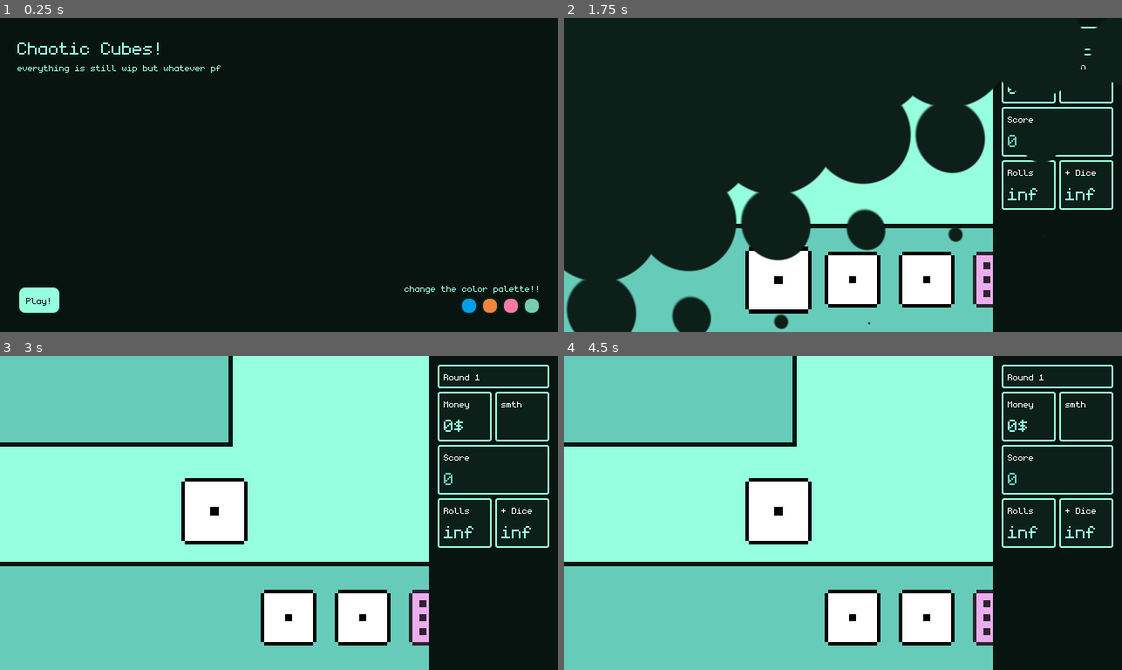
Above: before the commit, frames 1-4 (two rows, left to right).
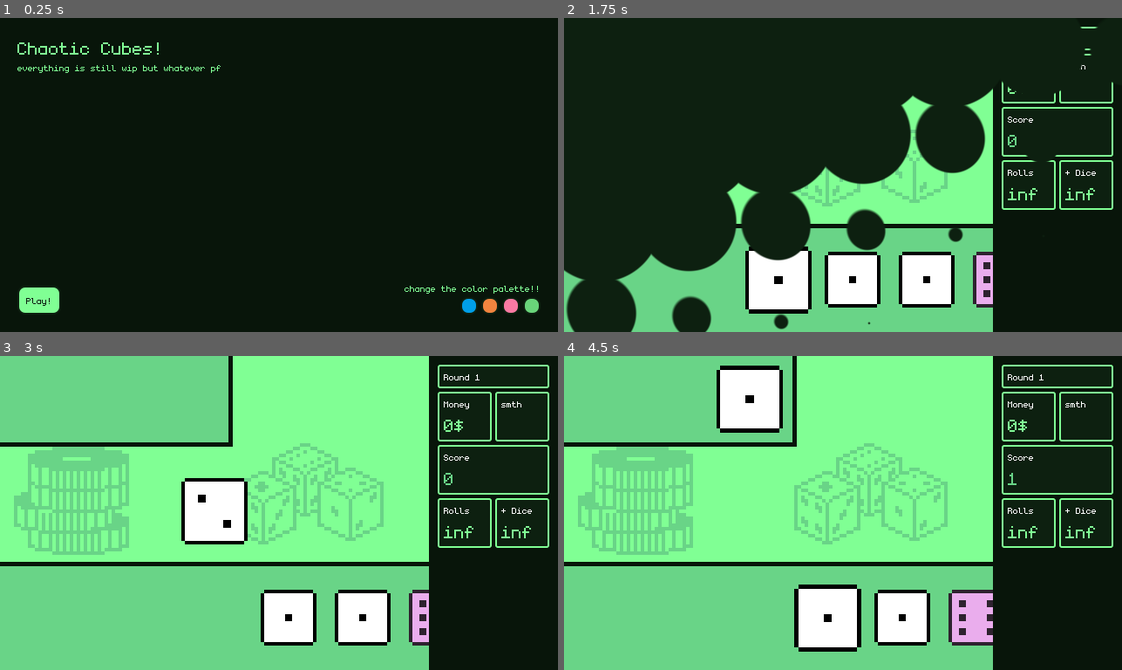
Above: after the commit, the same moments.

Repository: espcaa/chaotic-cubes
Game: Godot game, scene res://scenes/main_menu.tscn
Two runs of this game, one before a commit and one after it. Both use one fixed random seed, a clock stepped at 60 frames per second and the inputs below. Before the commit the project has no main scene; this scene is started directly in both runs.
Inputs:
- Up to frame 1 (0.25 s): no input
- Up to frame 2 (1.75 s): click "Play!" at 0.5 s; click "Play!" at 1.25 s
- Up to frame 3 (3 s): tap Enter (ui_accept) at 2, 2.27, 2.75 s; hold D (right) 2.03-2.78 s; hold A (left) from 2.78 s (still down)
- Up to frame 4 (4.5 s): tap Enter (ui_accept) at 3.02 s; release A (left) at 3.53 s; hold D (right) from 3.53 s (still down)

The runs differ from the first frame. In frame 1, 1.2% of the frame differs, in the area x 3-97%, y 7-94%; in frame 2, 19%; in frame 3, 70%; in frame 4, 75%, in the area x 0-99%, y 0-100%.
Error before the commit: Invalid call. Nonexistent function 'roll' in base 'Node2D'. (res://scenes/game_ui.gd:81)

Commit message:
added a bg image

Diff:
--- /dev/null
+++ b/assets/drawing.gd
@@ -0,0 +1,23 @@
+extends Node2D
+
+var cached_primary: Color = Color.WHITE
+var cached_accent: Color = Color.WHITE
+var ColorRole = preload("res://assets/enums.gd").ColorRole
+
+
+func _ready() -> void:
+	cached_primary = Palette.get_color("primary")
+	cached_accent = Palette.get_color("accent")
+	$Bg.set_instance_shader_parameter("first_replaced_color", cached_accent)
+	$Bg.set_instance_shader_parameter("second_replaced_color", cached_primary)
+
+
+func _process(_delta: float) -> void:
+	var primary = Palette.get_color("primary")
+	var accent = Palette.get_color("accent")
+	if cached_primary != primary:
+		cached_primary = primary
+		$Bg.set_instance_shader_parameter("first_replaced_color", cached_accent)
+	if cached_accent != accent:
+		cached_accent = accent
+		$Bg.set_instance_shader_parameter("second_replaced_color", cached_primary)
--- /dev/null
+++ b/assets/drawing.gdshader
@@ -0,0 +1,19 @@
+shader_type canvas_item;
+
+instance uniform vec4 first_replace_color : source_color;
+instance uniform vec4 second_replace_color : source_color;
+instance uniform vec4 first_replaced_color : source_color;
+instance uniform vec4 second_replaced_color : source_color;
+instance uniform float tolerance : hint_range(0.0, 0.1) = 0.01;
+
+void fragment() {
+    vec4 tex_color = texture(TEXTURE, UV);
+
+    if (distance(tex_color, first_replace_color) < tolerance) {
+        tex_color = first_replaced_color;
+    } else if (distance(tex_color, second_replace_color) < tolerance) {
+        tex_color = second_replaced_color;
+    }
+
+    COLOR = tex_color;
+}
--- /dev/null
+++ b/assets/drawing.tscn
@@ -0,0 +1,19 @@
+[gd_scene load_steps=5 format=3 uid="uid://d1tvr6ct2mujc"]
+
+[ext_resource type="Texture2D" uid="uid://bv34my6bscv5f" path="res://assets/bg.png" id="1_kyqvf"]
+[ext_resource type="Shader" uid="uid://i16c8p8if4x0" path="res://assets/drawing.gdshader" id="1_poxbo"]
+[ext_resource type="Script" uid="uid://c2en3c8ckpd5v" path="res://assets/drawing.gd" id="1_ufyng"]
+
+[sub_resource type="ShaderMaterial" id="ShaderMaterial_ufyng"]
+shader = ExtResource("1_poxbo")
+
+[node name="drawing" type="Node2D"]
+script = ExtResource("1_ufyng")
+
+[node name="Bg" type="Sprite2D" parent="."]
+texture_filter = 1
+material = SubResource("ShaderMaterial_ufyng")
+instance_shader_parameters/first_replace_color = Color(0.701961, 0.219608, 0.192157, 1)
+instance_shader_parameters/second_replace_color = Color(0.921569, 0.309804, 0.211765, 1)
+scale = Vector2(4, 4)
+texture = ExtResource("1_kyqvf")
--- a/project.godot
+++ b/project.godot
@@ -11,6 +11,7 @@
 [application]
 
 config/name="cahotic cubes :D"
+run/main_scene="uid://bybb7ys5erhhf"
 config/features=PackedStringArray("4.4", "GL Compatibility")
 config/icon="res://icon.svg"
 
--- a/scenes/dice_6.gd
+++ b/scenes/dice_6.gd
@@ -4,5 +4,6 @@
 func roll():
 	$CustomLabel.label_text = "6 :D"
 	value.append(6)
+	await get_tree().process_frame
 	emit_signal("roll_finished")
 	$AnimationPlayer.play("text")
--- a/scenes/game_ui.gd
+++ b/scenes/game_ui.gd
@@ -19,10 +19,14 @@
 	Palette.assign_new_palette()
 	cached_game_container_size = $HBoxContainer/VBoxContainer/game_container.size
 	update_playing_pos()
+	await get_tree().process_frame
+	$HBoxContainer/VBoxContainer/game_container/drawing.position.y = (
+		$HBoxContainer/VBoxContainer/separartor.position.y - 56*2
+	)
 
 
 func _process(_delta: float) -> void:
-	$HBoxContainer/colored_container2/MarginContainer/VBoxContainer/colored_container2/MarginContainer/VBoxContainer/ScoreLabel.label_text = str(
+	$HBoxContainer/menu_bar/MarginContainer/VBoxContainer/colored_container2/MarginContainer/VBoxContainer/ScoreLabel.label_text = str(
 		UserData.score
 	)
 	update_on_resize()
--- a/scenes/game_ui.tscn
+++ b/scenes/game_ui.tscn
@@ -1,8 +1,9 @@
-[gd_scene load_steps=8 format=3 uid="uid://bfu41rido3bca"]
+[gd_scene load_steps=9 format=3 uid="uid://bfu41rido3bca"]
 
 [ext_resource type="Script" uid="uid://blbae1p8nj3sr" path="res://scenes/game_ui.gd" id="1_rns2u"]
 [ext_resource type="PackedScene" uid="uid://c4x5tkis316mh" path="res://scenes/colored_container.tscn" id="1_yubou"]
-[ext_resource type="PackedScene" uid="uid://bmqb4ae43griq" path="res://scenes/dice.tscn" id="3_u001w"]
+[ext_resource type="PackedScene" uid="uid://d1tvr6ct2mujc" path="res://assets/drawing.tscn" id="2_o3bws"]
+[ext_resource type="PackedScene" uid="uid://bdto7x5d0a4by" path="res://scenes/dice_normal.tscn" id="3_u001w"]
 [ext_resource type="FontFile" uid="uid://dplyku4eceytx" path="res://assets/fonts/monogram-extended.ttf" id="4_bt76a"]
 [ext_resource type="PackedScene" uid="uid://cr4uhm3qq7x2w" path="res://scenes/dice_6.tscn" id="4_e0pfi"]
 [ext_resource type="AudioStream" uid="uid://s6rpy78m0p8u" path="res://assets/sound_dice.ogg" id="5_bt76a"]
@@ -40,7 +41,10 @@
 
 [node name="old_dices_container" type="Node2D" parent="HBoxContainer/VBoxContainer/game_container"]
 
-[node name="colored_container3" parent="HBoxContainer/VBoxContainer" instance=ExtResource("1_yubou")]
+[node name="drawing" parent="HBoxContainer/VBoxContainer/game_container" instance=ExtResource("2_o3bws")]
+position = Vector2(224, 142)
+
+[node name="separartor" parent="HBoxContainer/VBoxContainer" instance=ExtResource("1_yubou")]
 layout_mode = 2
 size_flags_vertical = 3
 size_flags_stretch_ratio = 0.02
@@ -56,205 +60,203 @@
 [node name="point" type="Node2D" parent="HBoxContainer/VBoxContainer/dice_container"]
 
 [node name="dice" parent="HBoxContainer/VBoxContainer/dice_container/point" instance=ExtResource("3_u001w")]
-position = Vector2(100, 0)
 
 [node name="dice2" parent="HBoxContainer/VBoxContainer/dice_container/point" instance=ExtResource("3_u001w")]
-position = Vector2(100, 0)
 
 [node name="dice3" parent="HBoxContainer/VBoxContainer/dice_container/point" instance=ExtResource("3_u001w")]
-position = Vector2(100, 0)
 
 [node name="dice_6" parent="HBoxContainer/VBoxContainer/dice_container/point" instance=ExtResource("4_e0pfi")]
 
 [node name="dice4" parent="HBoxContainer/VBoxContainer/dice_container/point" instance=ExtResource("3_u001w")]
-position = Vector2(100, 0)
 
 [node name="dice5" parent="HBoxContainer/VBoxContainer/dice_container/point" instance=ExtResource("3_u001w")]
-position = Vector2(100, 0)
-scale = Vector2(1.00659, 1.00423)
-
-[node name="colored_container2" parent="HBoxContainer" instance=ExtResource("1_yubou")]
+
+[node name="dice6" parent="HBoxContainer/VBoxContainer/dice_container/point" instance=ExtResource("3_u001w")]
+
+[node name="dice7" parent="HBoxContainer/VBoxContainer/dice_container/point" instance=ExtResource("3_u001w")]
+
+[node name="menu_bar" parent="HBoxContainer" instance=ExtResource("1_yubou")]
 z_index = 20
 layout_mode = 2
 size_flags_horizontal = 3
 size_flags_stretch_ratio = 0.3
 color_role = 2
 
-[node name="MarginContainer" type="MarginContainer" parent="HBoxContainer/colored_container2"]
+[node name="MarginContainer" type="MarginContainer" parent="HBoxContainer/menu_bar"]
 layout_mode = 2
 theme_override_constants/margin_left = 10
 theme_override_constants/margin_top = 10
 theme_override_constants/margin_right = 10
 theme_override_constants/margin_bottom = 10
 
-[node name="VBoxContainer" type="VBoxContainer" parent="HBoxContainer/colored_container2/MarginContainer"]
-layout_mode = 2
-
-[node name="colored_container" parent="HBoxContainer/colored_container2/MarginContainer/VBoxContainer" instance=ExtResource("1_yubou")]
-layout_mode = 2
-color_role = 3
-corner_radius = 2.0
-outline_enabled = true
-outline_color_role = 0
-
-[node name="MarginContainer" type="MarginContainer" parent="HBoxContainer/colored_container2/MarginContainer/VBoxContainer/colored_container"]
-layout_mode = 2
-theme_override_constants/margin_left = 5
-theme_override_constants/margin_top = 5
-theme_override_constants/margin_right = 5
-theme_override_constants/margin_bottom = 5
-
-[node name="Label" type="Label" parent="HBoxContainer/colored_container2/MarginContainer/VBoxContainer/colored_container/MarginContainer"]
+[node name="VBoxContainer" type="VBoxContainer" parent="HBoxContainer/menu_bar/MarginContainer"]
+layout_mode = 2
+
+[node name="colored_container" parent="HBoxContainer/menu_bar/MarginContainer/VBoxContainer" instance=ExtResource("1_yubou")]
+layout_mode = 2
+color_role = 3
+corner_radius = 2.0
+outline_enabled = true
+outline_color_role = 0
+
+[node name="MarginContainer" type="MarginContainer" parent="HBoxContainer/menu_bar/MarginContainer/VBoxContainer/colored_container"]
+layout_mode = 2
+theme_override_constants/margin_left = 5
+theme_override_constants/margin_top = 5
+theme_override_constants/margin_right = 5
+theme_override_constants/margin_bottom = 5
+
+[node name="Label" type="Label" parent="HBoxContainer/menu_bar/MarginContainer/VBoxContainer/colored_container/MarginContainer"]
 texture_filter = 1
 layout_mode = 2
 size_flags_vertical = 0
 theme_override_fonts/font = ExtResource("4_bt76a")
 text = "Round 1"
 
-[node name="HBoxContainer" type="HBoxContainer" parent="HBoxContainer/colored_container2/MarginContainer/VBoxContainer"]
-layout_mode = 2
-
-[node name="colored_container" parent="HBoxContainer/colored_container2/MarginContainer/VBoxContainer/HBoxContainer" instance=ExtResource("1_yubou")]
-layout_mode = 2
-size_flags_horizontal = 3
-color_role = 3
-corner_radius = 2.0
-outline_enabled = true
-outline_color_role = 0
-
-[node name="MarginContainer" type="MarginContainer" parent="HBoxContainer/colored_container2/MarginContainer/VBoxContainer/HBoxContainer/colored_container"]
-layout_mode = 2
-theme_override_constants/margin_left = 5
-theme_override_constants/margin_top = 5
-theme_override_constants/margin_right = 5
-theme_override_constants/margin_bottom = 5
-
-[node name="VBoxContainer" type="VBoxContainer" parent="HBoxContainer/colored_container2/MarginContainer/VBoxContainer/HBoxContainer/colored_container/MarginContainer"]
-layout_mode = 2
-
-[node name="Label" type="Label" parent="HBoxContainer/colored_container2/MarginContainer/VBoxContainer/HBoxContainer/colored_container/MarginContainer/VBoxContainer"]
+[node name="HBoxContainer" type="HBoxContainer" parent="HBoxContainer/menu_bar/MarginContainer/VBoxContainer"]
+layout_mode = 2
+
+[node name="colored_container" parent="HBoxContainer/menu_bar/MarginContainer/VBoxContainer/HBoxContainer" instance=ExtResource("1_yubou")]
+layout_mode = 2
+size_flags_horizontal = 3
+color_role = 3
+corner_radius = 2.0
+outline_enabled = true
+outline_color_role = 0
+
+[node name="MarginContainer" type="MarginContainer" parent="HBoxContainer/menu_bar/MarginContainer/VBoxContainer/HBoxContainer/colored_container"]
+layout_mode = 2
+theme_override_constants/margin_left = 5
+theme_override_constants/margin_top = 5
+theme_override_constants/margin_right = 5
+theme_override_constants/margin_bottom = 5
+
+[node name="VBoxContainer" type="VBoxContainer" parent="HBoxContainer/menu_bar/MarginContainer/VBoxContainer/HBoxContainer/colored_container/MarginContainer"]
+layout_mode = 2
+
+[node name="Label" type="Label" parent="HBoxContainer/menu_bar/MarginContainer/VBoxContainer/HBoxContainer/colored_container/MarginContainer/VBoxContainer"]
 texture_filter = 1
 layout_mode = 2
 size_flags_vertical = 0
 theme_override_fonts/font = ExtResource("4_bt76a")
 text = "Money"
 
-[node name="CustomLabel" parent="HBoxContainer/colored_container2/MarginContainer/VBoxContainer/HBoxContainer/colored_container/MarginContainer/VBoxContainer" instance=ExtResource("5_djwj0")]
+[node name="CustomLabel" parent="HBoxContainer/menu_bar/MarginContainer/VBoxContainer/HBoxContainer/colored_container/MarginContainer/VBoxContainer" instance=ExtResource("5_djwj0")]
 layout_mode = 2
 font_size = 32
 label_text = "0$"
 
-[node name="colored_container2" parent="HBoxContainer/colored_container2/MarginContainer/VBoxContainer/HBoxContainer" instance=ExtResource("1_yubou")]
-layout_mode = 2
-size_flags_horizontal = 3
-color_role = 3
-corner_radius = 2.0
-outline_enabled = true
-outline_color_role = 0
-
-[node name="MarginContainer" type="MarginContainer" parent="HBoxContainer/colored_container2/MarginContainer/VBoxContainer/HBoxContainer/colored_container2"]
-layout_mode = 2
-theme_override_constants/margin_left = 5
-theme_override_constants/margin_top = 5
-theme_override_constants/margin_right = 5
-theme_override_constants/margin_bottom = 5
-
-[node name="Label" type="Label" parent="HBoxContainer/colored_container2/MarginContainer/VBoxContainer/HBoxContainer/colored_container2/MarginContainer"]
+[node name="colored_container2" parent="HBoxContainer/menu_bar/MarginContainer/VBoxContainer/HBoxContainer" instance=ExtResource("1_yubou")]
+layout_mode = 2
+size_flags_horizontal = 3
+color_role = 3
+corner_radius = 2.0
+outline_enabled = true
+outline_color_role = 0
+
+[node name="MarginContainer" type="MarginContainer" parent="HBoxContainer/menu_bar/MarginContainer/VBoxContainer/HBoxContainer/colored_container2"]
+layout_mode = 2
+theme_override_constants/margin_left = 5
+theme_override_constants/margin_top = 5
+theme_override_constants/margin_right = 5
+theme_override_constants/margin_bottom = 5
+
+[node name="Label" type="Label" parent="HBoxContainer/menu_bar/MarginContainer/VBoxContainer/HBoxContainer/colored_container2/MarginContainer"]
 texture_filter = 1
 layout_mode = 2
 size_flags_vertical = 0
 theme_override_fonts/font = ExtResource("4_bt76a")
 text = "smth"
 
-[node name="colored_container2" parent="HBoxContainer/colored_container2/MarginContainer/VBoxContainer" instance=ExtResource("1_yubou")]
-layout_mode = 2
-color_role = 3
-corner_radius = 2.0
-outline_enabled = true
-outline_color_role = 0
-
-[node name="MarginContainer" type="MarginContainer" parent="HBoxContainer/colored_container2/MarginContainer/VBoxContainer/colored_container2"]
-layout_mode = 2
-theme_override_constants/margin_left = 5
-theme_override_constants/margin_top = 5
-theme_override_constants/margin_right = 5
-theme_override_constants/margin_bottom = 5
-
-[node name="VBoxContainer" type="VBoxContainer" parent="HBoxContainer/colored_container2/MarginContainer/VBoxContainer/colored_container2/MarginContainer"]
-layout_mode = 2
-
-[node name="Label" type="Label" parent="HBoxContainer/colored_container2/MarginContainer/VBoxContainer/colored_container2/MarginContainer/VBoxContainer"]
+[node name="colored_container2" parent="HBoxContainer/menu_bar/MarginContainer/VBoxContainer" instance=ExtResource("1_yubou")]
+layout_mode = 2
+color_role = 3
+corner_radius = 2.0
+outline_enabled = true
+outline_color_role = 0
+
+[node name="MarginContainer" type="MarginContainer" parent="HBoxContainer/menu_bar/MarginContainer/VBoxContainer/colored_container2"]
+layout_mode = 2
+theme_override_constants/margin_left = 5
+theme_override_constants/margin_top = 5
+theme_override_constants/margin_right = 5
+theme_override_constants/margin_bottom = 5
+
+[node name="VBoxContainer" type="VBoxContainer" parent="HBoxContainer/menu_bar/MarginContainer/VBoxContainer/colored_container2/MarginContainer"]
+layout_mode = 2
+
+[node name="Label" type="Label" parent="HBoxContainer/menu_bar/MarginContainer/VBoxContainer/colored_container2/MarginContainer/VBoxContainer"]
 texture_filter = 1
 layout_mode = 2
 size_flags_vertical = 0
 theme_override_fonts/font = ExtResource("4_bt76a")
 text = "Score"
 
-[node name="ScoreLabel" parent="HBoxContainer/colored_container2/MarginContainer/VBoxContainer/colored_container2/MarginContainer/VBoxContainer" instance=ExtResource("5_djwj0")]
+[node name="ScoreLabel" parent="HBoxContainer/menu_bar/MarginContainer/VBoxContainer/colored_container2/MarginContainer/VBoxContainer" instance=ExtResource("5_djwj0")]
 layout_mode = 2
 color_role = 1
 font_size = 32
 label_text = "1222323"
 
-[node name="HBoxContainer2" type="HBoxContainer" parent="HBoxContainer/colored_container2/MarginContainer/VBoxContainer"]
-layout_mode = 2
-
-[node name="colored_container" parent="HBoxContainer/colored_container2/MarginContainer/VBoxContainer/HBoxContainer2" instance=ExtResource("1_yubou")]
-layout_mode = 2
-size_flags_horizontal = 3
-color_role = 3
-corner_radius = 2.0
-outline_enabled = true
-outline_color_role = 0
-
-[node name="MarginContainer" type="MarginContainer" parent="HBoxContainer/colored_container2/MarginContainer/VBoxContainer/HBoxContainer2/colored_container"]
-layout_mode = 2
-theme_override_constants/margin_left = 5
-theme_override_constants/margin_top = 5
-theme_override_constants/margin_right = 5
-theme_override_constants/margin_bottom = 5
-
-[node name="VBoxContainer" type="VBoxContainer" parent="HBoxContainer/colored_container2/MarginContainer/VBoxContainer/HBoxContainer2/colored_container/MarginContainer"]
-layout_mode = 2
-
-[node name="Label" type="Label" parent="HBoxContainer/colored_container2/MarginContainer/VBoxContainer/HBoxContainer2/colored_container/MarginContainer/VBoxContainer"]
+[node name="HBoxContainer2" type="HBoxContainer" parent="HBoxContainer/menu_bar/MarginContainer/VBoxContainer"]
+layout_mode = 2
+
+[node name="colored_container" parent="HBoxContainer/menu_bar/MarginContainer/VBoxContainer/HBoxContainer2" instance=ExtResource("1_yubou")]
+layout_mode = 2
+size_flags_horizontal = 3
+color_role = 3
+corner_radius = 2.0
+outline_enabled = true
+outline_color_role = 0
+
+[node name="MarginContainer" type="MarginContainer" parent="HBoxContainer/menu_bar/MarginContainer/VBoxContainer/HBoxContainer2/colored_container"]
+layout_mode = 2
+theme_override_constants/margin_left = 5
+theme_override_constants/margin_top = 5
+theme_override_constants/margin_right = 5
+theme_override_constants/margin_bottom = 5
+
+[node name="VBoxContainer" type="VBoxContainer" parent="HBoxContainer/menu_bar/MarginContainer/VBoxContainer/HBoxContainer2/colored_container/MarginContainer"]
+layout_mode = 2
+
+[node name="Label" type="Label" parent="HBoxContainer/menu_bar/MarginContainer/VBoxContainer/HBoxContainer2/colored_container/MarginContainer/VBoxContainer"]
 texture_filter = 1
 layout_mode = 2
 size_flags_vertical = 0
 theme_override_fonts/font = ExtResource("4_bt76a")
 text = "Rolls"
 
-[node name="CustomLabel" parent="HBoxContainer/colored_container2/MarginContainer/VBoxContainer/HBoxContainer2/colored_container/MarginContainer/VBoxContainer" instance=ExtResource("5_djwj0")]
+[node name="CustomLabel" parent="HBoxContainer/menu_bar/MarginContainer/VBoxContainer/HBoxContainer2/colored_container/MarginContainer/VBoxContainer" instance=ExtResource("5_djwj0")]
 layout_mode = 2
 font_size = 32
 label_text = "inf"
 
-[node name="colored_container2" parent="HBoxContainer/colored_container2/MarginContainer/VBoxContainer/HBoxContainer2" instance=ExtResource("1_yubou")]
-layout_mode = 2
-size_flags_horizontal = 3
-color_role = 3
-corner_radius = 2.0
-outline_enabled = true
-outline_color_role = 0
-
-[node name="MarginContainer" type="MarginContainer" parent="HBoxContainer/colored_container2/MarginContainer/VBoxContainer/HBoxContainer2/colored_container2"]
-layout_mode = 2
-theme_override_constants/margin_left = 5
-theme_override_constants/margin_top = 5
-theme_override_constants/margin_right = 5
-theme_override_constants/margin_bottom = 5
-
-[node name="VBoxContainer" type="VBoxContainer" parent="HBoxContainer/colored_container2/MarginContainer/VBoxContainer/HBoxContainer2/colored_container2/MarginContainer"]
-layout_mode = 2
-
-[node name="Label" type="Label" parent="HBoxContainer/colored_container2/MarginContainer/VBoxContainer/HBoxContainer2/colored_container2/MarginContainer/VBoxContainer"]
+[node name="colored_container2" parent="HBoxContainer/menu_bar/MarginContainer/VBoxContainer/HBoxContainer2" instance=ExtResource("1_yubou")]
+layout_mode = 2
+size_flags_horizontal = 3
+color_role = 3
+corner_radius = 2.0
+outline_enabled = true
+outline_color_role = 0
+
+[node name="MarginContainer" type="MarginContainer" parent="HBoxContainer/menu_bar/MarginContainer/VBoxContainer/HBoxContainer2/colored_container2"]
+layout_mode = 2
+theme_override_constants/margin_left = 5
+theme_override_constants/margin_top = 5
+theme_override_constants/margin_right = 5
+theme_override_constants/margin_bottom = 5
+
+[node name="VBoxContainer" type="VBoxContainer" parent="HBoxContainer/menu_bar/MarginContainer/VBoxContainer/HBoxContainer2/colored_container2/MarginContainer"]
+layout_mode = 2
+
+[node name="Label" type="Label" parent="HBoxContainer/menu_bar/MarginContainer/VBoxContainer/HBoxContainer2/colored_container2/MarginContainer/VBoxContainer"]
 texture_filter = 1
 layout_mode = 2
 size_flags_vertical = 0
 theme_override_fonts/font = ExtResource("4_bt76a")
 text = "+ Dice"
 
-[node name="CustomLabel" parent="HBoxContainer/colored_container2/MarginContainer/VBoxContainer/HBoxContainer2/colored_container2/MarginContainer/VBoxContainer" instance=ExtResource("5_djwj0")]
+[node name="CustomLabel" parent="HBoxContainer/menu_bar/MarginContainer/VBoxContainer/HBoxContainer2/colored_container2/MarginContainer/VBoxContainer" instance=ExtResource("5_djwj0")]
 layout_mode = 2
 font_size = 32
 label_text = "inf"
--- a/scenes/main_menu.tscn
+++ b/scenes/main_menu.tscn
@@ -114,7 +114,7 @@
 [node name="custom_button4" parent="Control/MarginContainer/VBoxContainer/button_container" instance=ExtResource("4_wu84c")]
 layout_mode = 2
 bg_color = 0
-custom_bg_color = Color(0.466667, 0.8, 0.698039, 1)
+custom_bg_color = Color(0.411765, 0.831373, 0.478431, 1)
 font_size = 32
 label_text = ""
 
--- a/scenes/palette_helper.tscn
+++ b/scenes/palette_helper.tscn
@@ -4,4 +4,4 @@
 
 [node name="PaletteHelper" type="Node"]
 script = ExtResource("1_3krl3")
-seed_color = Color(0.468309, 0.801745, 0.698329, 1)
+seed_color = Color(0.413129, 0.832066, 0.4795, 1)
Binary file added: assets/bg.png
Not shown, added: assets/bg.png.import
Not shown, added: assets/drawing.gd.uid
Not shown, added: assets/drawing.gdshader.uid
Binary file added: assets/source/bg.aseprite
Not shown, changed: export_presets.cfg
